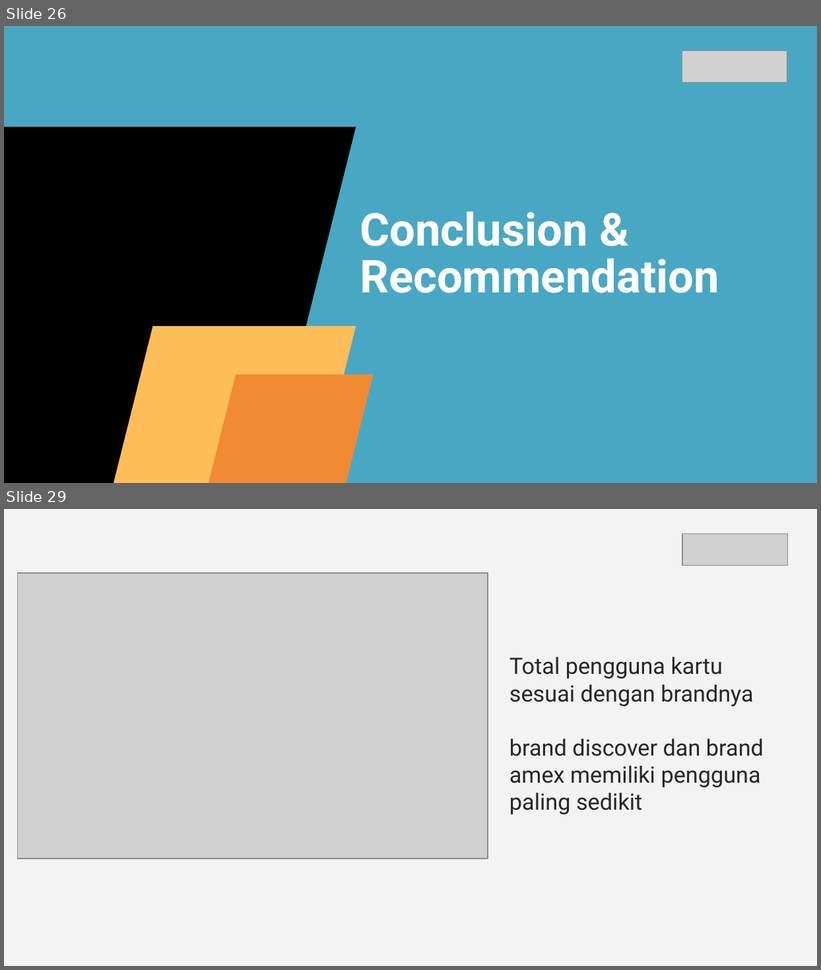
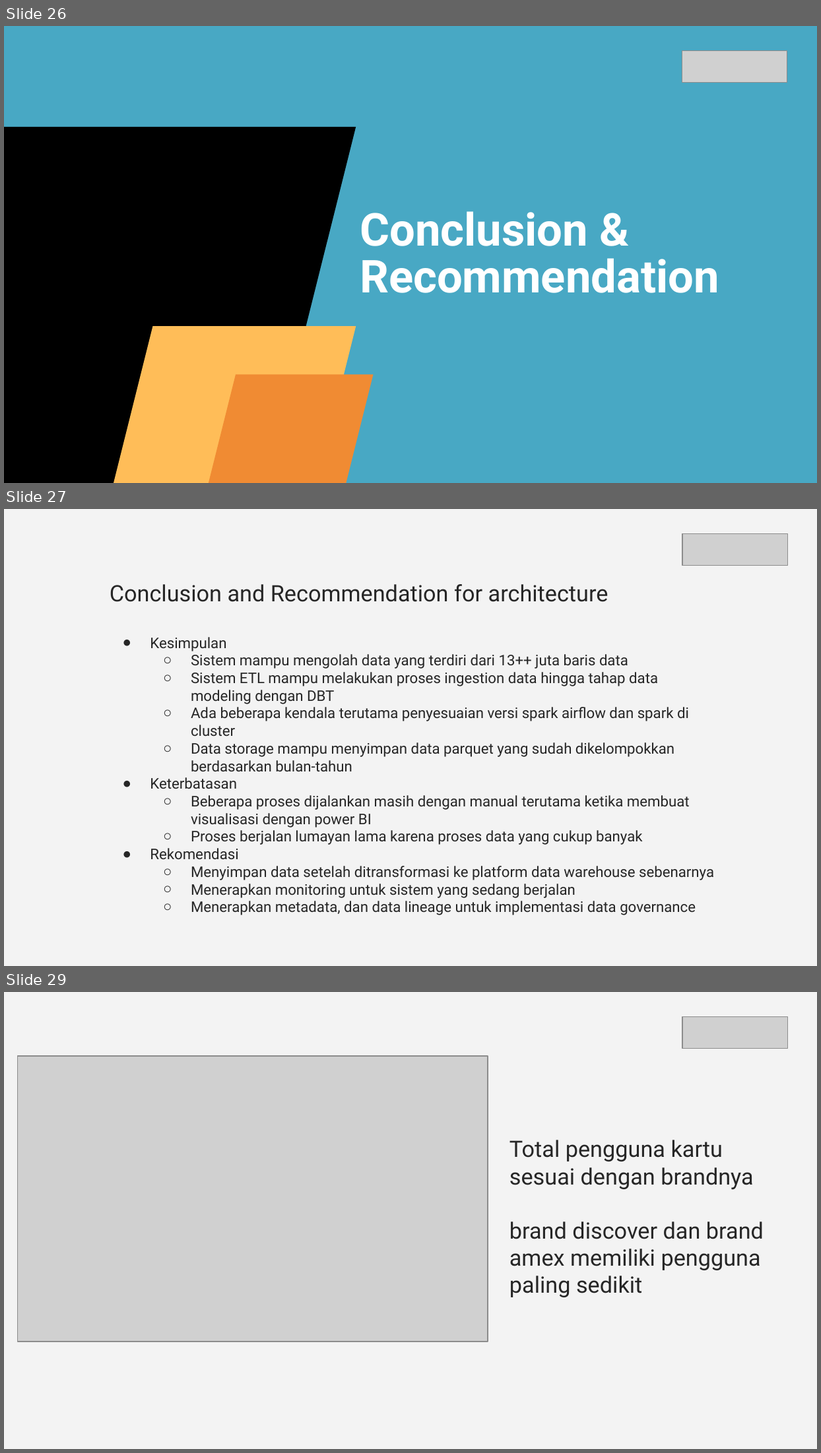
Before and after one commit to gmkhai/analytic_financial_transaction, a slide deck: documentions/Power Point Muhammad Khairunnas.pptx. Shown one above the other, each under a label of ours: slides 26 and 29 before the commit, slides 26, 27 and 29 after it; the slides between them are not shown. The pictures are 821x970 and 821x1453 pixels, drawn with LibreOffice and Linux fonts; fonts in the diff are those of the drawing; grey boxes stand for pictures. Boxes give left, top, right and bottom in pixels: in the first picture for what was removed or moved away, otherwise in the second. Text is boxed around its words. In the diff, an @@ line names an element or a change of style, - is before the commit and + after.

```diff
--- a/documentions/Power Point Muhammad Khairunnas.pptx
+++ b/documentions/Power Point Muhammad Khairunnas.pptx
@@ slide 27 added at (4, 509, 817, 966), background #F3F3F3 @@
@@ picture added at (683, 533, 789, 565) @@
@@ text added at (110, 584, 714, 916), 13 pt, text #262626 @@
+Conclusion and Recommendation for architecture
+● Kesimpulan
+  ○ Sistem mampu mengolah data yang terdiri dari 13++ juta baris data
+  ○ Sistem ETL mampu melakukan proses ingestion data hingga tahap data modeling dengan DBT
+  ○ Ada beberapa kendala terutama penyesuaian versi spark airflow dan spark di cluster
+  ○ Data storage mampu menyimpan data parquet yang sudah dikelompokkan berdasarkan bulan-tahun
+● Keterbatasan
+  ○ Beberapa proses dijalankan masih dengan manual terutama ketika membuat visualisasi dengan power BI
+  ○ Proses berjalan lumayan lama karena proses data yang cukup banyak
+● Rekomendasi
+  ○ Menyimpan data setelah ditransformasi ke platform data warehouse sebenarnya
+  ○ Menerapkan monitoring untuk sistem yang sedang berjalan
+  ○ Menerapkan metadata, dan data lineage untuk implementasi data governance
```
Also in this commit, not shown: 2 slides changed, 1 slide removed, 1 other file.
